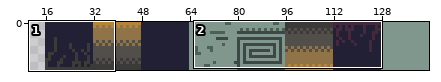
A sprite sheet gets an edit: Assets/Sprites/spritesheet.png. The first picture is a wide view before the edit; the outline marks the close-up.
Close-up. Before:
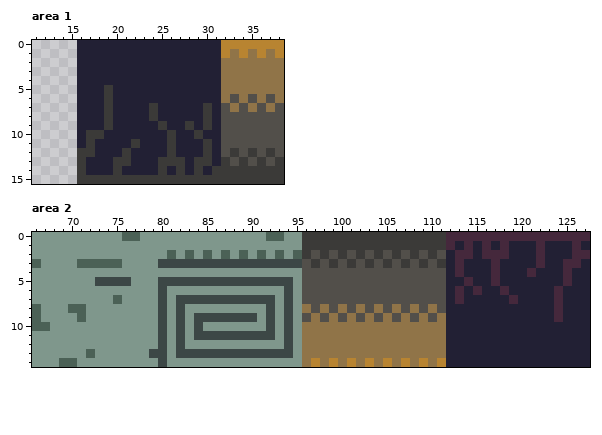
The file is 144x16 pixels. Shown: area 1: x 11..38, y 0..15; area 2: x 66..127, y 0..14. The wide view leaves out empty margins.
After the commit:
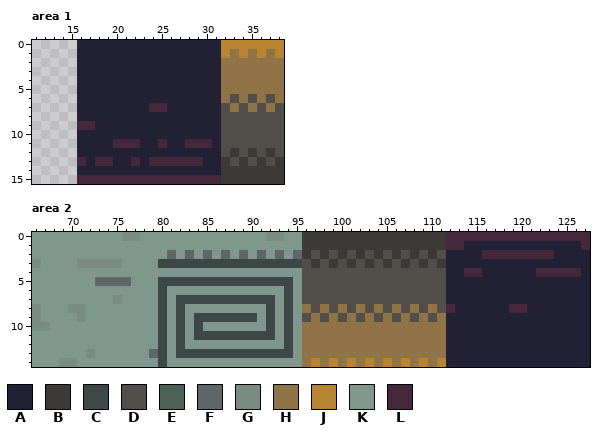
Palette (. is transparent): A #222034  B #3b3a38  C #3c4746  D #524f4a  E #4b6156  F #5e666a  G #798c83  H #907448  J #b88431  K #7f978c  L #45283c
The edit:
Area 1:
y 5..6: x 19 B -> A
y 7: x 19 B -> A; x 24..25 BA -> LL; x 30 B -> A
y 8: x 19 B -> A; x 24 B -> A; x 30 B -> A
y 9: x 16..17 AA -> LL; x 19 B -> A; x 25 B -> A; x 28 B -> A; x 30 B -> A
y 10: x 17..18 BB -> AA; x 26 B -> A; x 29 B -> A
y 11: x 17 B -> A; x 20..22 AAB -> LLL; x 25..26 AB -> LA; x 28..30 AAB -> LLL
y 12: x 16..17 BB -> AA; x 21 B -> A; x 26 B -> A; x 30 B -> A
y 13: x 16 B -> L; x 18..22 AABBA -> LLAAL; x 24..30 ABBBABB -> LLLLLLA
y 14: x 16 B -> A; x 20 B -> A; x 25 B -> A; x 27 B -> A; x 29 B -> A; x 31 B -> A
y 15: x 16..31 BBBBBBBBBBBBBBBB -> LLLLLLLLLLLLLLLL
Area 2:
y 0: x 76..77 EE -> GG; x 92..93 EE -> GG
y 1: x 113..114 AL -> LA; x 116 L -> A; x 118 L -> A; x 122 L -> A; x 126..127 LA -> AL
y 2: x 81 E -> F; x 83 E -> F; x 85 E -> F; x 87 E -> F; x 89 E -> F; x 91 E -> F; x 93 E -> F; x 95 E -> F; x 113..114 LL -> AA; x 119..121 AAA -> LLL; x 123 A -> L; x 126..127 LL -> AA
y 3: x 66 E -> G; x 71..75 EEEEE -> GGGGG; x 113 L -> A; x 117 L -> A; x 122 L -> A; x 125..126 LL -> AA
y 4: x 113..115 LAA -> ALL; x 117 L -> A; x 121..124 LAAA -> ALLL; x 126 A -> L
y 5: x 73..76 CCCC -> FFFF; x 114 L -> A; x 117 L -> A; x 125 L -> A
y 6: x 113 L -> A; x 115 L -> A; x 118 L -> A; x 124 L -> A
y 7: x 75 E -> G; x 113 L -> A; x 119 L -> A; x 124 L -> A
y 8: x 66 E -> G; x 70..71 EE -> GG; x 112 A -> L; x 119..120 AA -> LL; x 124 L -> A
y 9: x 66 E -> G; x 71 E -> G; x 124 L -> A
y 10: x 66..67 EE -> GG
y 13: x 72 E -> G; x 79 C -> F
y 14: x 69..70 EE -> GG
Changed places in both close-ups, as pixel boxes (x1, y1, x2, y2):
changed: (77, 85, 221, 184)
changed: (32, 232, 140, 367)
changed: (167, 232, 302, 259)
changed: (446, 241, 590, 322)
changed: (149, 349, 158, 358)
